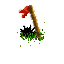
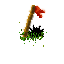
Layer changes from the first 64x64 image to the second:
painted on "Background" over [17,5,47,47]
